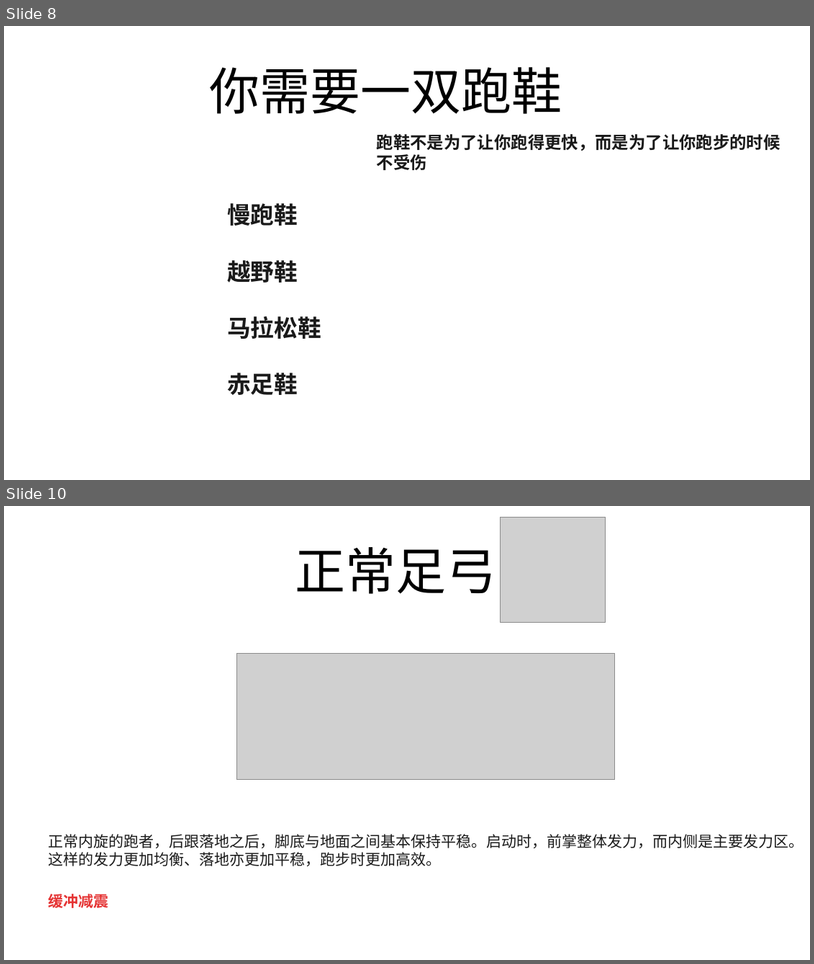
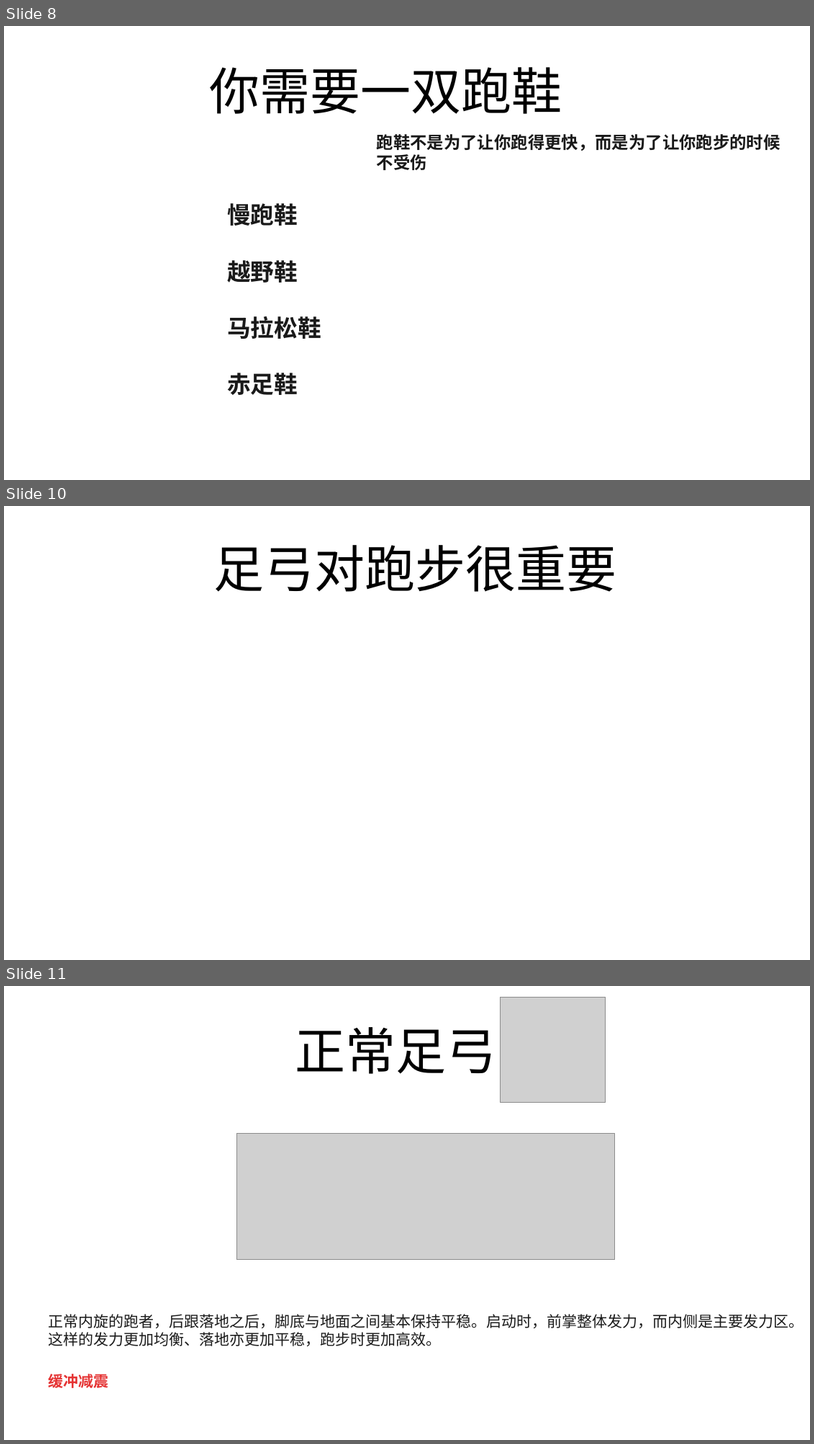
Before and after one commit to FredJiangFei/freetalk, a slide deck: 跑鞋/prod.pptx. Shown one above the other, each under a label of ours: slides 8 and 10 before the commit, slides 8, 10 and 11 after it; the slides between them are not shown. The pictures are 814x964 and 814x1444 pixels, drawn with LibreOffice and Linux fonts; fonts in the diff are those of the drawing; grey boxes stand for pictures. Boxes give left, top, right and bottom in pixels: in the first picture for what was removed or moved away, otherwise in the second. Text is boxed around its words. In the diff, an @@ line names an element or a change of style, - is before the commit and + after.

```diff
--- a/跑鞋/prod.pptx
+++ b/跑鞋/prod.pptx
@@ slide 10 added at (x1=4, y1=506, x2=810, y2=960), background #FFFFFF @@
@@ text added at (x1=214, y1=545, x2=617, y2=592), 60 pt, text #000000 @@
+足弓对跑步很重要
@@ what was slide 10 is now slide 11 @@
```
Also in this commit, not shown: 7 slides changed, 3 slides removed.
